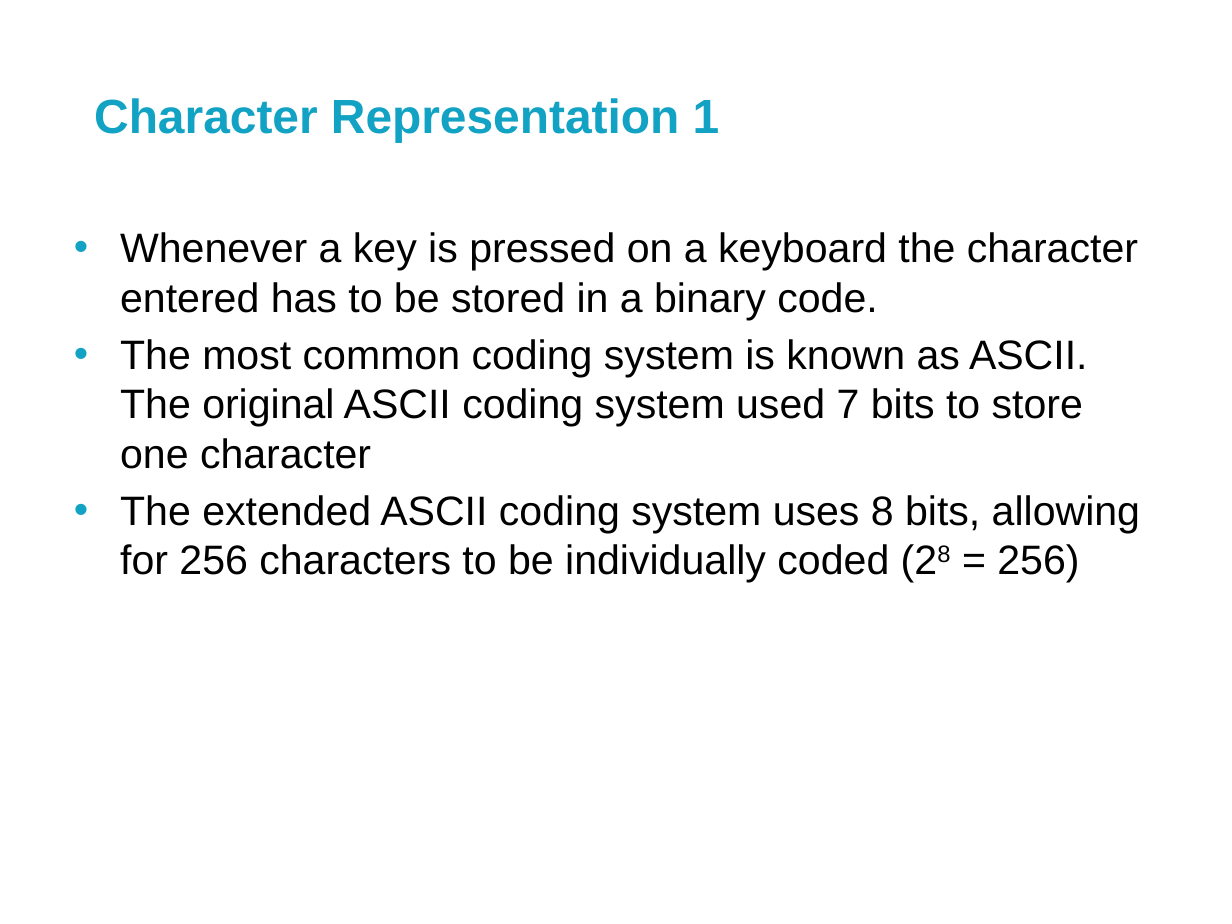
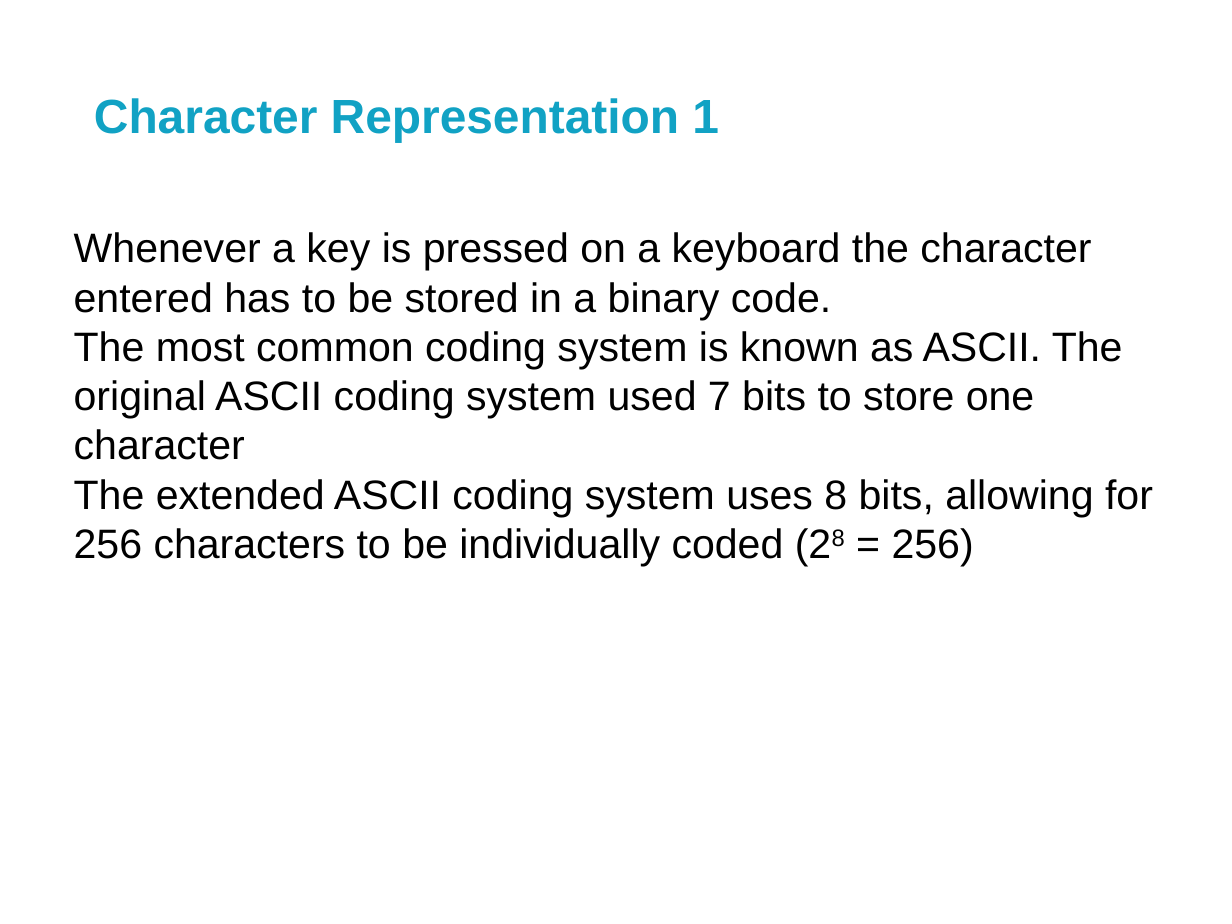
Before and after one commit to Peregrine42/uni-work, a slide deck: slide 3 of Lectures/1st Year/Platforms/Platforms3-Bitsandbytes.pptx. Drawn at 1232x924 pixels with LibreOffice and Linux fonts; fonts in the diff are those of the drawing; background and template pictures are left out. Boxes give left, top, right and bottom in pixels: in the first picture for what was removed or moved away, otherwise in the second. Text is boxed around its words. In the diff, an @@ line names an element or a change of style, - is before the commit and + after.

Commit message:
formatting in powerpoint

```diff
--- a/Lectures/1st Year/Platforms/Platforms3-Bitsandbytes.pptx
+++ b/Lectures/1st Year/Platforms/Platforms3-Bitsandbytes.pptx
@@ text "Whenever a key is pressed ..." at <box>74,232,1153,566</box>: bullet • to none; less space between paragraphs @@
```
Also in this commit, not shown: 15 other slides changed, 5 slides removed.
